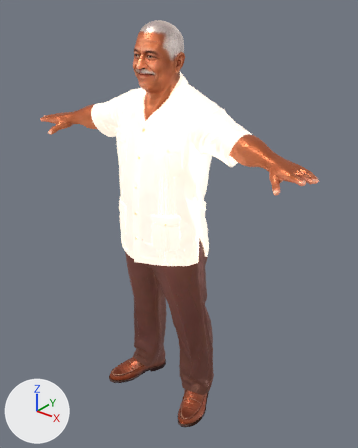
The glTF model app/public/models/rafa-upright.glb, before and after one commit.
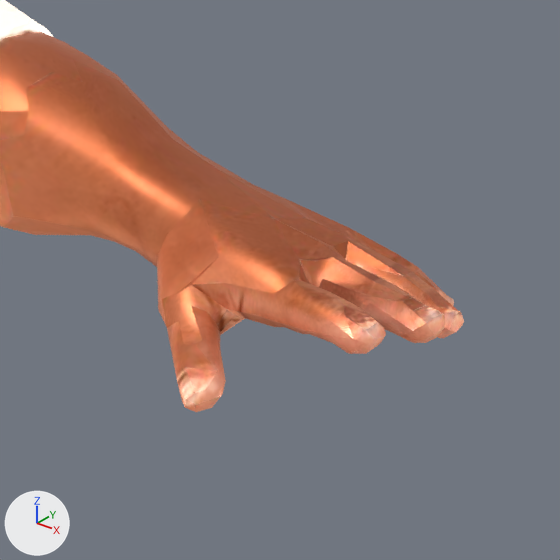
The first picture shows the older version from a camera (50 mm lens) standing at (1.235, -1.432, 1.817) and looking at (0.042, 0.06, 0.892). The close-ups show the older and then the newer version on the part from 68% to 93% of the width and 29% to 49% of the height of that picture. Only the edits that show in the close-ups are written down. The axes (+X, +Y, +Z) are drawn at lower left. The lights are the same throughout. Where no turn or scale is listed for an object, it has been applied to the vertices. Vertices at exactly the same position are counted once.

In view in the first close-up: 'char1'.
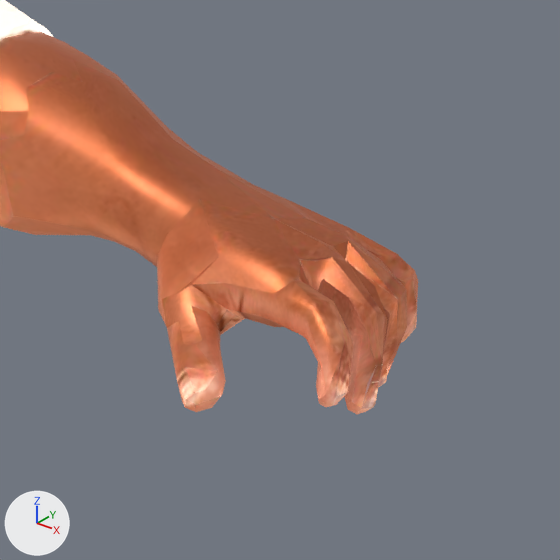
The change, as a list of edits to the scene's bpy script:
```text
Change me_char1:
    used by ob_char1; location = (0.0, 0.0, 0.0)
    remove me_char1.from_pydata(...)  # 6227 vertices, 12449 faces; spans x -0.67..0.67, y -0.18..0.18, z 0.0..1.7
    add me_char1.from_pydata(...)  # 6227 vertices, 12449 faces; spans x -0.64..0.64, y -0.18..0.18, z 0.0..1.7
    me_char1 part 1: 118 of the vertices in x 0.62..0.67, y -0.09..0.02, z 1.25..1.28 are multiplied about their middle by the matrix ((0.102, 0.144, 0.656), (0.082, 0.728, -0.179), (-1.118, 0.26, 0.876)), then moved by (-0.02, 0.0, -0.03)
    other edits to the shape of me_char1 do not show in these pictures
```

Location of each change, (x1, y1, x2, y2) in pixels of the close-ups (560 x 560 px; the box of a moved part takes in the faces that stretch with it):
'char1', reshaped
    before: (0, 0, 464, 412)
    after: (0, 0, 418, 414)
part 1 of me_char1, moved or reshaped
    before: (304, 236, 464, 354)
    after: (305, 236, 418, 414)
